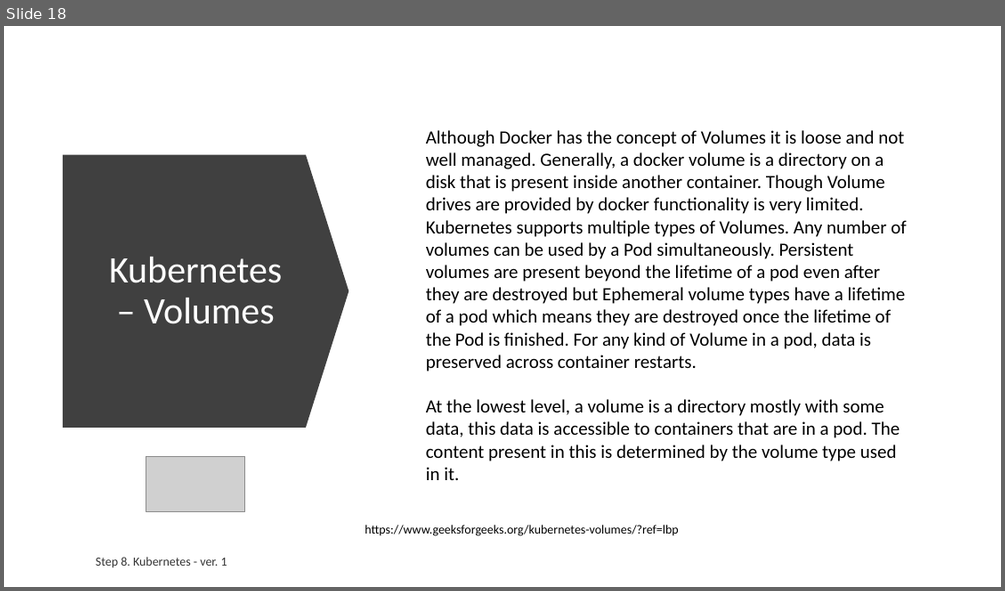
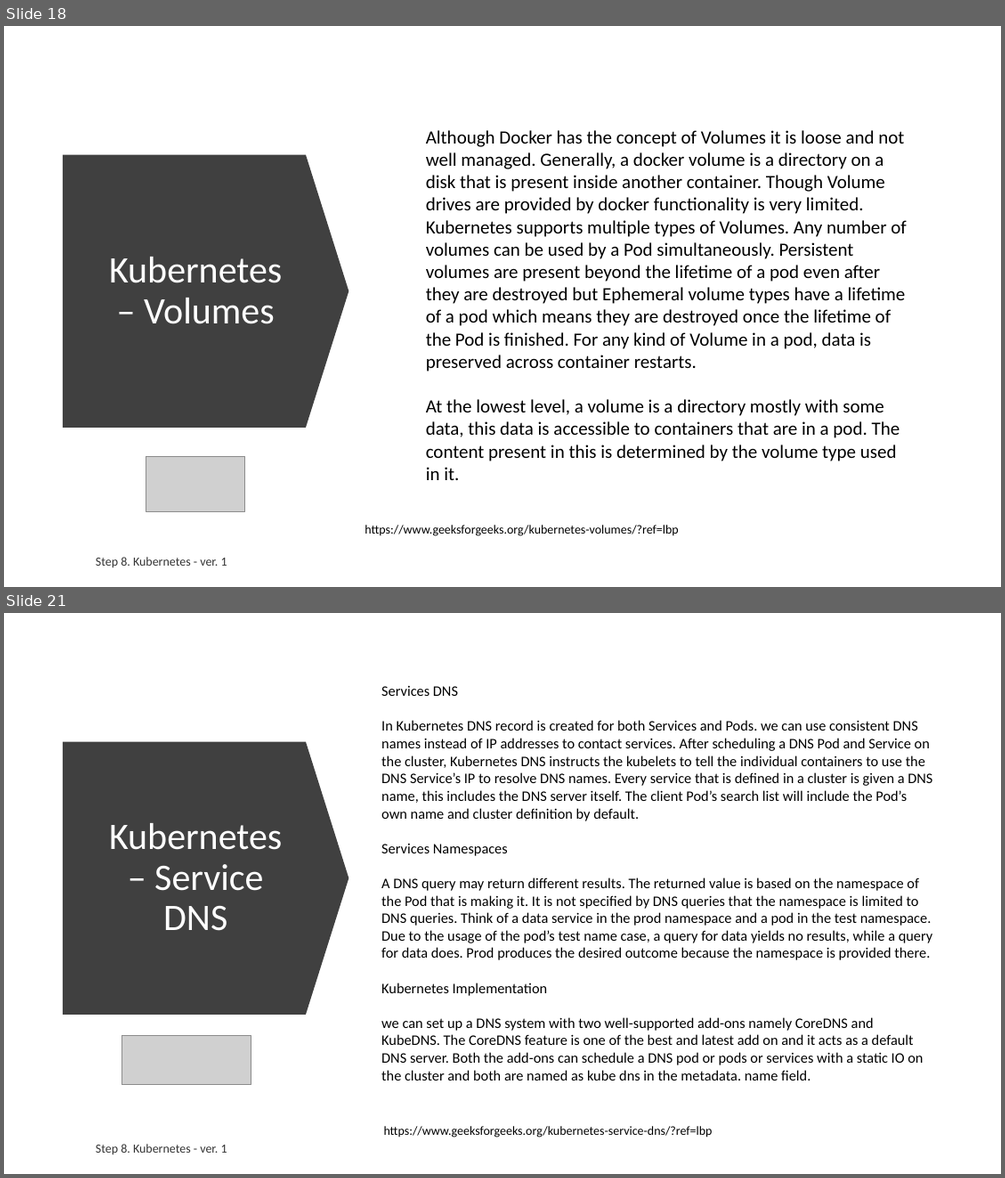
Before and after one commit to ext4dmin/DevOps-Mentorship, a slide deck: Step08-Kubernetes_speach.pptx. Shown one above the other, each under a label of ours: slide 18 before the commit, slides 18 and 21 after it; the slides between them are not shown. The pictures are 1005x591 and 1005x1178 pixels, drawn with LibreOffice and Linux fonts; fonts in the diff are those of the drawing; grey boxes stand for pictures. Boxes give left, top, right and bottom in pixels: in the first picture for what was removed or moved away, otherwise in the second. Text is boxed around its words. In the diff, an @@ line names an element or a change of style, - is before the commit and + after.

Commit message:
Step 7. Containerization 8. Kubernetes
Done

```diff
--- a/Step08-Kubernetes_speach.pptx
+++ b/Step08-Kubernetes_speach.pptx
@@ slide 21 added at [4, 613, 1001, 1174], background #FFFFFF @@
@@ text added at [381, 686, 932, 1080], 14 pt, text #000000 @@
+Services DNS
+In Kubernetes DNS record is created for both Services and Pods. we can use consistent DNS names instead of IP addresses to contact services. After scheduling a DNS Pod and Service on the cluster, Kubernetes DNS instructs the kubelets to tell the individual containers to use the DNS Service’s IP to resolve DNS names. Every service that is defined in a cluster is given a DNS name, this includes the DNS server itself. The client Pod’s search list will include the Pod’s own name and cluster definition by default.
+Services Namespaces
+A DNS query may return different results. The returned value is based on the namespace of the Pod that is making it. It is not specified by DNS queries that the namespace is limited to DNS queries. Think of a data service in the prod namespace and a pod in the test namespace. Due to the usage of the pod’s test name case, a query for data yields no results, while a query for data does. Prod produces the desired outcome because the namespace is provided there.
+Kubernetes Implementation
+we can set up a DNS system with two well-supported add-ons namely CoreDNS and KubeDNS. The CoreDNS feature is one of the best and latest add on and it acts as a default DNS server. Both the add-ons can schedule a DNS pod or pods or services with a static IO on the cluster and both are named as kube dns in the metadata. name field.
@@ down arrow added at [63, 742, 349, 1014], fill #404040 @@
@@ title added at [109, 823, 282, 931], 36 pt, text #FFFFFF @@
+Kubernetes – Service DNS
@@ picture added at [121, 1036, 251, 1085] @@
@@ text added at [96, 1143, 227, 1155], 12 pt, text #000000 at 80% opacity @@
+Step 8. Kubernetes - ver. 1
@@ text added at [384, 1126, 712, 1137], 12 pt, text #000000 @@
+https://www.geeksforgeeks.org/kubernetes-service-dns/?ref=lbp
```
Also in this commit, not shown: 1 slide changed, 3 other slides added, 1 other file.
